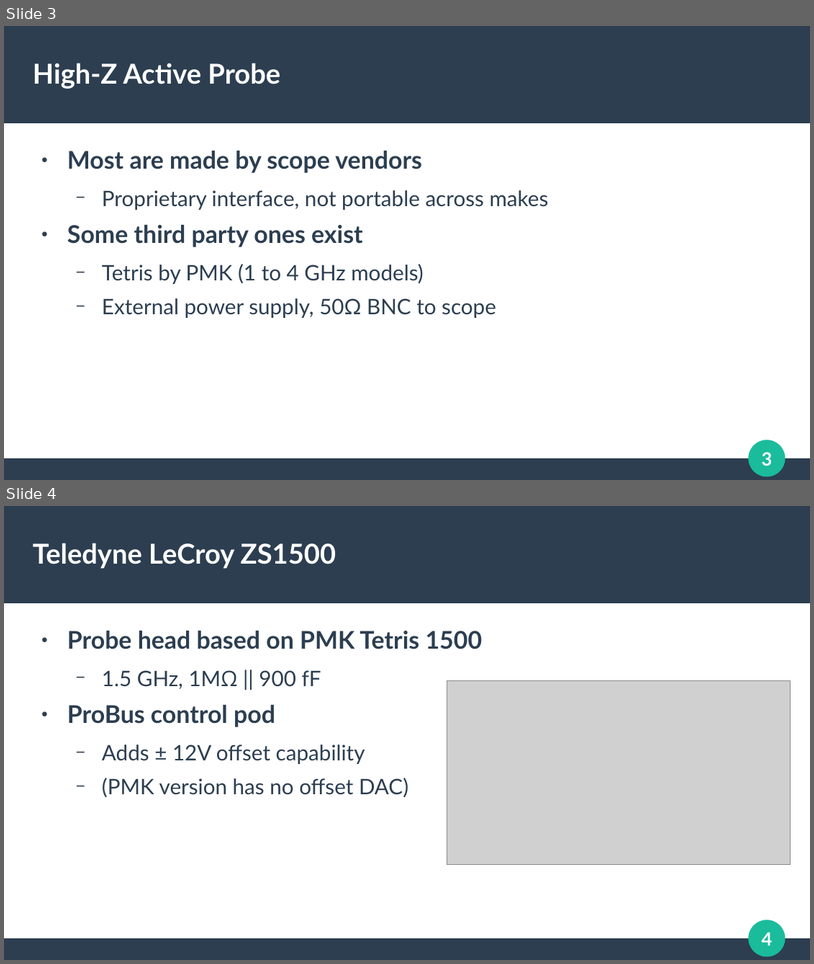
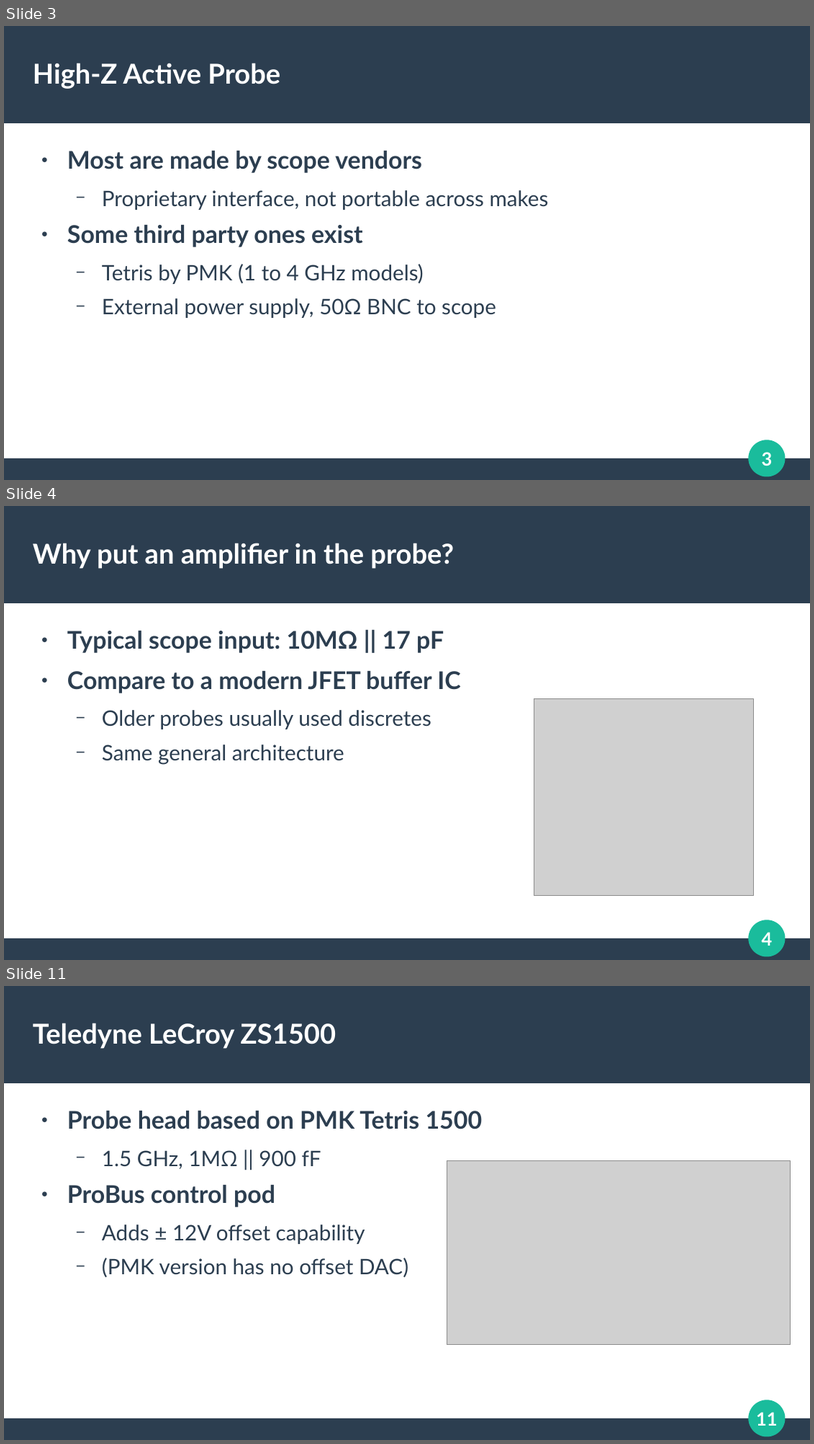
Before and after one commit to azonenberg/electronics-training, a slide deck: oscilloscope-probing/sec04-hiz-active.odp. Shown one above the other, each under a label of ours: slides 3 and 4 before the commit, slides 3, 4 and 11 after it; the slides between them are not shown. The pictures are 814x964 and 814x1444 pixels, drawn with LibreOffice and Linux fonts; fonts in the diff are those of the drawing; grey boxes stand for pictures. Boxes give left, top, right and bottom in pixels: in the first picture for what was removed or moved away, otherwise in the second. Text is boxed around its words. In the diff, an @@ line names an element or a change of style, - is before the commit and + after.

```diff
--- a/oscilloscope-probing/sec04-hiz-active.odp
+++ b/oscilloscope-probing/sec04-hiz-active.odp
@@ slide 4 added at bbox=[4, 506, 810, 960], background #FFFFFF; not listed: 4 template elements that a slide beside it also shows @@
@@ title added at bbox=[33, 543, 454, 569], 27 pt, text #FFFFFF, bold @@
+Why put an amplifier in the probe?
@@ text added at bbox=[67, 631, 460, 764], 24 pt, text #2C3E50, bold @@
+● Typical scope input: 10MΩ || 17 pF
+● Compare to a modern JFET buffer IC
+  − Older probes usually used discretes
+  − Same general architecture
@@ picture added at bbox=[535, 699, 754, 896] @@
@@ what was slide 4 is now slide 11 @@
@@ page number at bbox=[756, 1412, 777, 1425]: text changed @@
-4
+11
```
Also in this commit, not shown: 3 slides changed, 8 other slides added, 5 other files.
